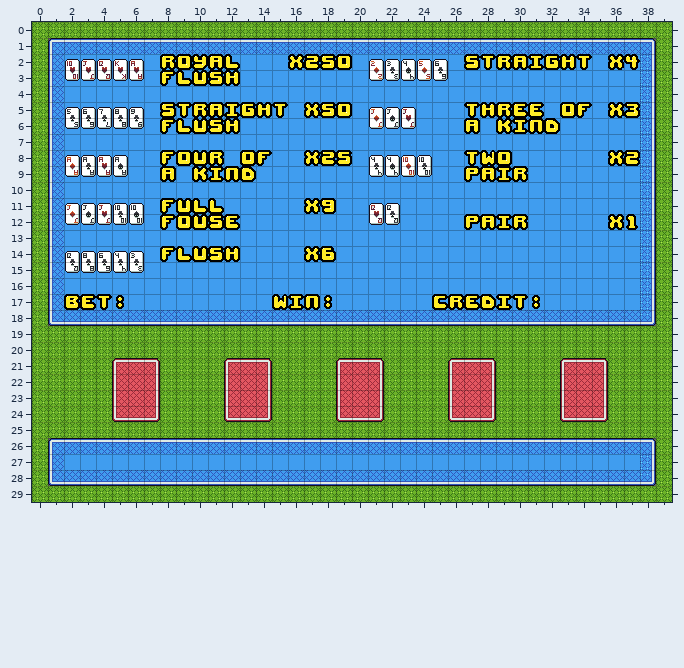
An edit to a level. Tiled map, assets/cards.tmx. Above is the file before it was changed.
Cells are 16x16 px. Shown: x 0..39, y 0..29.
The result:
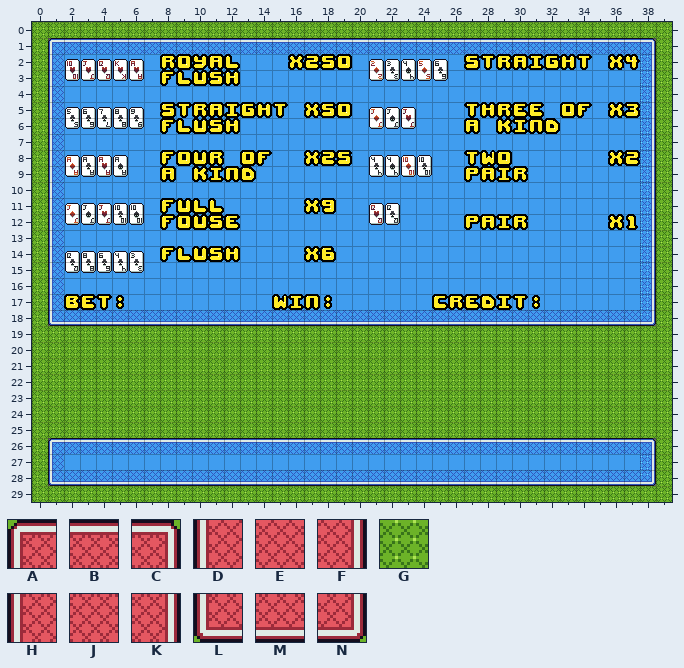
Key: from "cards_modified": A 944, B 945, C 946, D 1003, E 1004, F 1005, G 1013, H 1062, J 1063, K 1064, L 1121, M 1122, N 1123.
_ is an empty cell, . an unchanged one.
Commit message: Fixed back cards placeholders
From old to new:
--- layer "Tile Layer 1"
@@ x 5..35 @@
-21 ABC....ABC....ABC....ABC....ABC
-22 DEF....DEF....DEF....DEF....DEF
-23 HJK....HJK....HJK....HJK....HJK
-24 LMN....LMN....LMN....LMN....LMN
+21 GGG....GGG....GGG....GGG....GGG
+22 GGG....GGG....GGG....GGG....GGG
+23 GGG....GGG....GGG....GGG....GGG
+24 GGG....GGG....GGG....GGG....GGG
Pixel boxes of the changes (left, top, right, bottom) in both pictures:
changed: (112, 358, 160, 422)
changed: (224, 358, 272, 422)
changed: (336, 358, 384, 422)
changed: (448, 358, 496, 422)
changed: (560, 358, 608, 422)
